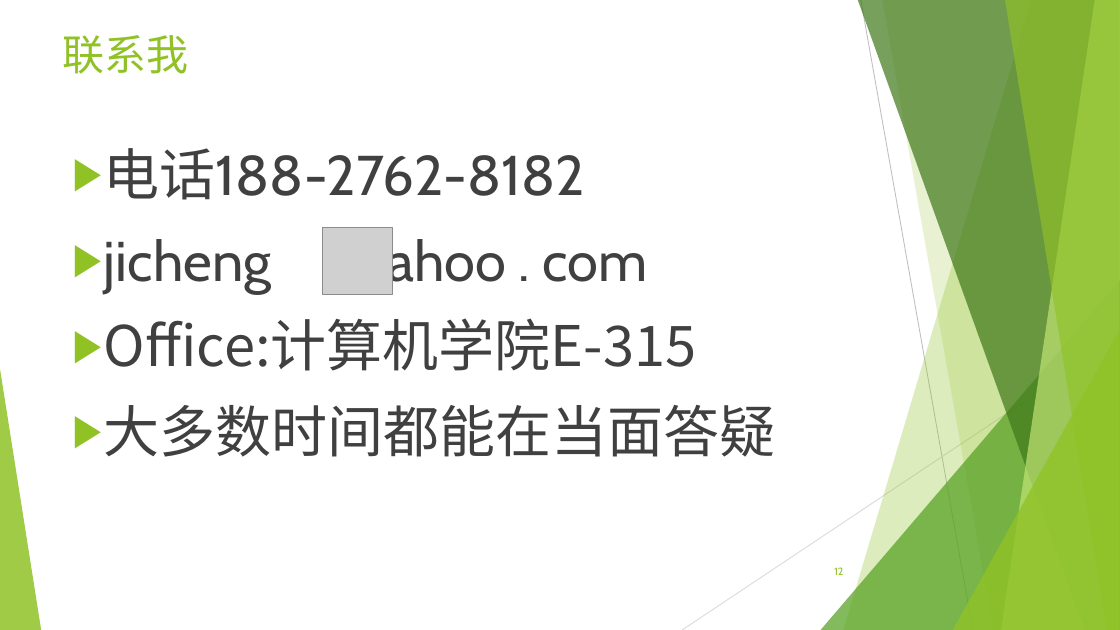
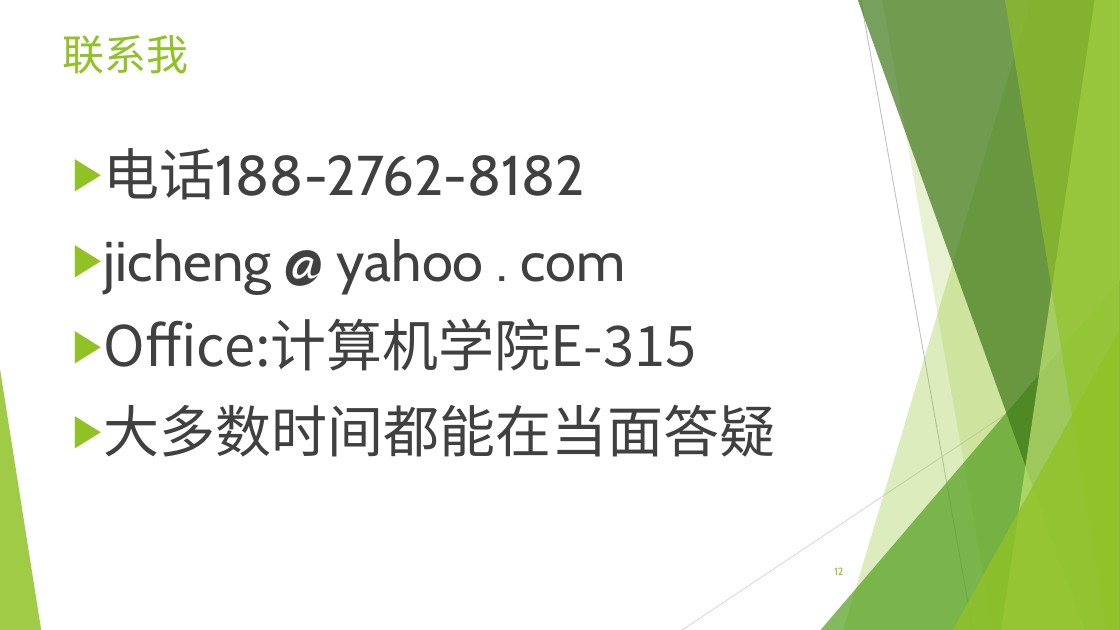
Before and after one commit to jichenghu/ppt_programmingWindows, a slide deck: slide 12 of introduction.pptx. Drawn at 1120x630 pixels with LibreOffice and Linux fonts; fonts in the diff are those of the drawing; grey boxes stand for pictures. Boxes give left, top, right and bottom in pixels: in the first picture for what was removed or moved away, otherwise in the second. Text is boxed around its words. In the diff, an @@ line names an element or a change of style, - is before the commit and + after.

```diff
--- a/introduction.pptx
+++ b/introduction.pptx
@@ text at box(104, 239, 625, 293): text changed @@
-▶ jicheng yahoo . com
+▶ jicheng @ yahoo . com
@@ picture removed at box(323, 228, 392, 294) @@
```
Also in this commit, not shown: 3 other slides changed, 5 other files.
